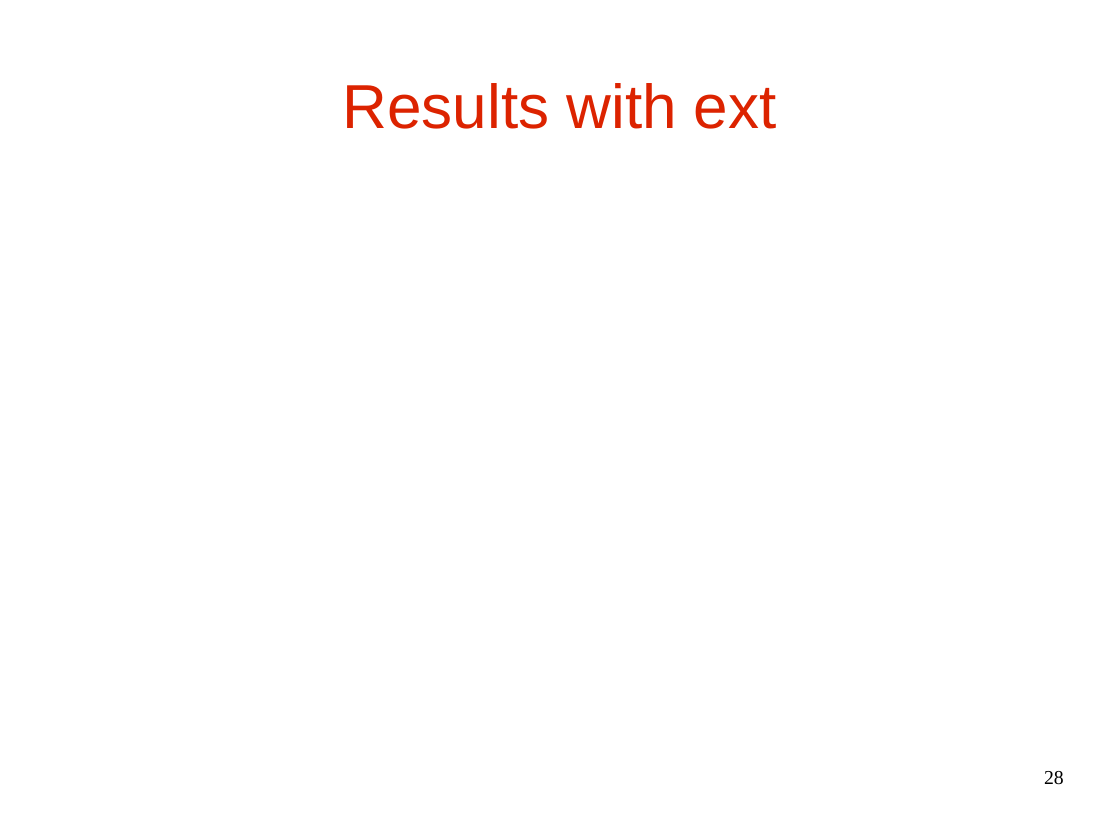
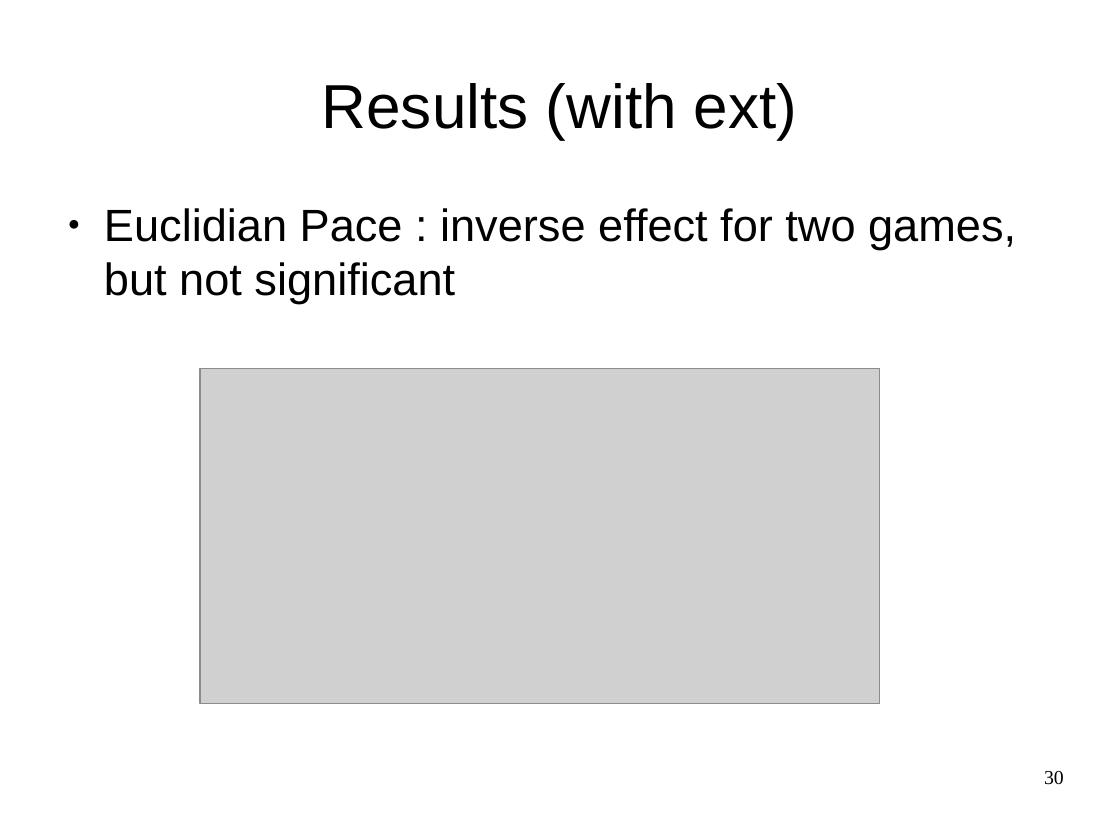
Before and after one commit to JusteRaimbault/CityNetwork, a slide deck: slide 30 of Docs/Communications/ECTQG2015/Metropolsim/LUTECIA-ECTQG-V4.odp (slide 28 before the commit). Drawn at 1120x840 pixels with LibreOffice and Linux fonts; fonts in the diff are those of the drawing; grey boxes stand for pictures. Boxes give left, top, right and bottom in pixels: in the first picture for what was removed or moved away, otherwise in the second. Text is boxed around its words. In the diff, an @@ line names an element or a change of style, - is before the commit and + after.

```diff
--- a/Docs/Communications/ECTQG2015/Metropolsim/LUTECIA-ECTQG-V4.odp
+++ b/Docs/Communications/ECTQG2015/Metropolsim/LUTECIA-ECTQG-V4.odp
@@ title at bbox=[322, 83, 797, 139]: text changed; text colour #DC2300 to #000000 @@
-Results with ext
+Results (with ext)
@@ text added at bbox=[104, 208, 1016, 304], 32 pt, text #000000 @@
+● Euclidian Pace : inverse effect for two games, but not significant
@@ picture added at bbox=[200, 368, 880, 704] @@
@@ page number at bbox=[1044, 771, 1064, 785]: text changed @@
-28
+30
```
Also in this commit, not shown: 4 other slides changed, 10 slides added, 7 slides removed, 23 other files.
